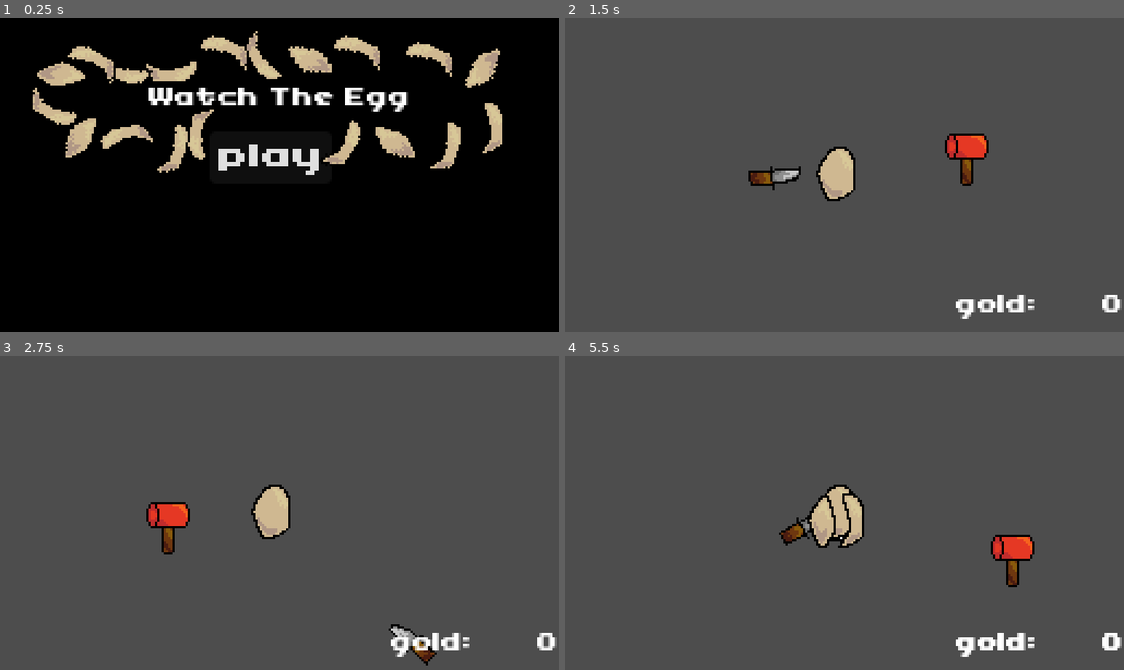
Above: before the commit, frames 1-4 (two rows, left to right).
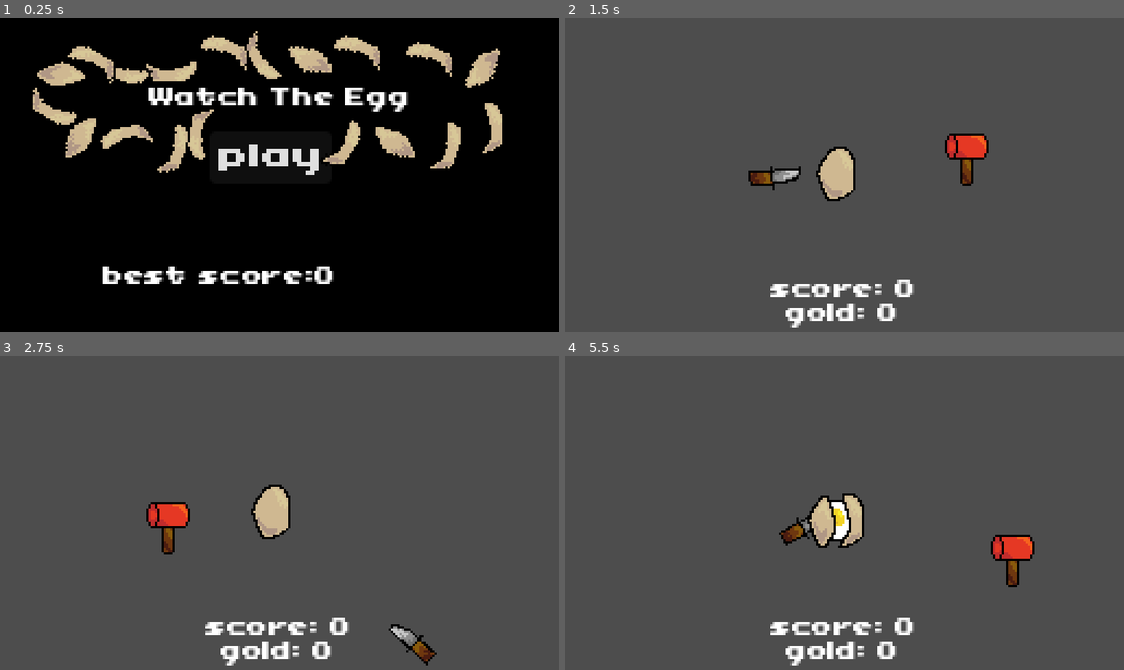
Above: after the commit, the same moments.

Repository: OliveADay/eggwatch
Game: Godot game, scene res://main_menu.tscn
The game is run twice, just before and just after one commit, with the same random seed, the same clock (stepped at 60 frames per second) and the same inputs.
Inputs (mouse positions are in pixels of both pictures, inside the frame that each line leads up to):
- Up to frame 1 (0.25 s): no input
- Up to frame 2 (1.5 s): click "play" at 0.5 s; move the mouse to (967, 159) at 1.27 s; click (967, 159) at 1.35 s
- Up to frame 3 (2.75 s): right-click (402, 497) at 1.55 s; move the mouse to (167, 528) at 2.02 s; right-click (167, 528) at 2.1 s; click (167, 528) at 2.3 s
- Up to frame 4 (5.5 s): move the mouse to (900, 443) at 2.77 s; click (900, 443) at 2.85 s; right-click (900, 443) at 3.05 s; move the mouse to (816, 575) at 3.52 s; right-click (816, 575) at 3.6 s; click (816, 575) at 3.8 s; click "play" at 4.25 s; move the mouse to (1012, 560) at 5.02 s; click (1012, 560) at 5.1 s; right-click (1012, 560) at 5.3 s

The runs differ from the first frame. In frame 1, 1.2% of the frame differs, in the area x 18-60%, y 79-85%; in frame 2, 2.0%; in frame 3, 2.0%; in frame 4, 2.4%, in the area x 36-100%, y 40-99%.

Commit message:
so so close

Diff:
--- a/bomb.tscn
+++ b/bomb.tscn
@@ -2,6 +2,7 @@
 
 [ext_resource type="Script" uid="uid://c7mo1m0tvttx4" path="res://bomb.gd" id="1_4fn8o"]
 [ext_resource type="Texture2D" uid="uid://clrbjf3gya3bc" path="res://bomb-Sheet.png" id="1_573fp"]
+[ext_resource type="AudioStream" uid="uid://diy0nua3fk8m7" path="res://explosion.wav" id="3_nfxiy"]
 
 [sub_resource type="RectangleShape2D" id="RectangleShape2D_4fn8o"]
 size = Vector2(51, 50)
@@ -44,5 +45,9 @@
 position = Vector2(-1, 2)
 shape = SubResource("RectangleShape2D_nfxiy")
 
+[node name="explosion" type="AudioStreamPlayer2D" parent="." unique_id=1710344271]
+stream = ExtResource("3_nfxiy")
+autoplay = true
+
 [connection signal="timeout" from="explod_main" to="." method="_on_timer_timeout"]
 [connection signal="timeout" from="explod_hold" to="." method="_on_explod_hold_timeout"]
--- a/coin.tscn
+++ b/coin.tscn
@@ -1,6 +1,7 @@
 [gd_scene format=3 uid="uid://cw0l77iew8jn3"]
 
 [ext_resource type="Script" uid="uid://c1f1h3desm5u4" path="res://coin.gd" id="3_h4etq"]
+[ext_resource type="AudioStream" uid="uid://byxxrd21x7ul2" path="res://coin_pickup.wav" id="3_v7riw"]
 [ext_resource type="Texture2D" uid="uid://bft4n7qwyxj1r" path="res://coin.png" id="4_o4fra"]
 
 [sub_resource type="CircleShape2D" id="CircleShape2D_qjenl"]
@@ -21,3 +22,7 @@
 [node name="CollisionShape2D" type="CollisionShape2D" parent="." unique_id=1797560580]
 position = Vector2(1, -1)
 shape = SubResource("CircleShape2D_qjenl")
+
+[node name="AudioStreamPlayer2D" type="AudioStreamPlayer2D" parent="." unique_id=1741117141]
+stream = ExtResource("3_v7riw")
+autoplay = true
--- a/egg shell.tscn
+++ b/egg shell.tscn
@@ -1,6 +1,7 @@
 [gd_scene format=3 uid="uid://cjjkf1k0nntp6"]
 
 [ext_resource type="Texture2D" uid="uid://dr3l35lb4x8xm" path="res://egg-Sheet.png" id="1_lngqt"]
+[ext_resource type="AudioStream" uid="uid://bhojxbaa2htpp" path="res://egg_break.wav" id="2_4u5ps"]
 
 [sub_resource type="RectangleShape2D" id="RectangleShape2D_4u5ps"]
 
@@ -50,3 +51,7 @@
 hframes = 2
 vframes = 2
 frame = 3
+
+[node name="AudioStreamPlayer2D" type="AudioStreamPlayer2D" parent="." unique_id=1616386322]
+stream = ExtResource("2_4u5ps")
+autoplay = true
--- a/hammer.gd
+++ b/hammer.gd
@@ -7,17 +7,15 @@
 
 func _process(delta: float) -> void:
 	position = get_global_mouse_position()
-	if Input.is_mouse_button_pressed(MOUSE_BUTTON_LEFT) and cooldown_current <= 0:
+	if Input.is_action_just_pressed("mouse1") and cooldown_current <= 0:
 		$Sprite2D.rotation = 30
+		$hit.play()
+		cooldown_current=COOLDOWN_MAX
 		if has_overlapping_bodies() and not first:
 			get_overlapping_bodies()[0].coined.emit()
 			get_overlapping_bodies()[0].queue_free()
 			first = true
-		released = true
 	else:
 		first = false
-		if not released:
-			cooldown_current=COOLDOWN_MAX
 		$Sprite2D.rotation = 0
 		cooldown_current-=delta
-		released = true
--- a/knife_spawner.gd
+++ b/knife_spawner.gd
@@ -14,12 +14,17 @@
 var coins = 0
 var score = 0
 var explosions = []
+var coin_press= false
+var scoreFilePath=  "user://score.cfg"
+var best_score = 0
+var to_be_erazed = []
 
 @export var INTERVAL_MAX = 5
 var interval_current = 0
 
 func _ready() -> void:
 	egg = get_tree().get_first_node_in_group("egg")
+	load_best_score()
 
 func _process(delta: float) -> void:
 	if egg==null:
@@ -35,13 +40,15 @@
 			INTERVAL_MAX*=0.95
 	else:
 		interval_current-=delta
-	if Input.is_mouse_button_pressed(MOUSE_BUTTON_RIGHT) and coins >= 3:
+	if Input.is_action_just_pressed("mouse2") and coins >= 3:
 		var bomb = bomb_ref.instantiate()
 		explosions.append(bomb)
 		get_tree().root.add_child(bomb)
 		bomb.position = get_global_mouse_position()
 		coins-=3
-	$CanvasLayer2/Label.text = "gold: "+str(coins)
+	$CanvasLayer2/gold.text = "gold: "+str(coins)
+	$CanvasLayer2/score.text = "score: "+str(score)
+
 
 
 func generate_position():
@@ -81,26 +88,48 @@
 func _on_restart_pressed() -> void:
 	done.emit()
 	reset()
+	for child in get_children():
+		child.queue_free()
 	queue_free()
-
 func reset():
+	if best_score < score:
+		save_best_score()
 	for knife in knifes:
-		if(knife==null):
+		if !is_instance_valid(knife):
 			knifes.erase(knife)
-		else:
-			knife.queue_free()
+	for knife in knifes:
+		knife.queue_free()
 	for explosion in explosions:
-		if explosion==null:
+		if !is_instance_valid(explosion):
 			explosions.erase(explosion)
-		else:
-			explosion.queue_free()
+	for explosion in explosions:
+		explosion.queue_free()
 
 
 func _on_back_mm_pressed() -> void:
 	$CanvasLayer.visible = false
 	reset()
+	for child in get_children():
+		child.queue_free()
+	queue_free()
 	get_tree().reload_current_scene()
 
 
 func _on_hammer_coined(amount: Variant) -> void:
 	coins+=amount
+	score+=1
+
+
+func load_best_score():
+	var config = ConfigFile.new()
+	var error = config.load(scoreFilePath)
+	if error!=OK:
+		best_score = 0
+		return
+	best_score = config.get_value("main","best_score")
+
+func save_best_score():
+	var config = ConfigFile.new()
+	best_score = score
+	config.set_value("main","best_score",best_score)
+	config.save(scoreFilePath)
--- a/main_menu.gd
+++ b/main_menu.gd
@@ -1,9 +1,23 @@
 extends Node2D
 
 var world_rev = preload("res://world.tscn")
+var scoreFilePath=  "user://score.cfg"
+var best_score = 0
+func load_best_score():
+	var config = ConfigFile.new()
+	var error = config.load(scoreFilePath)
+	if error!=OK:
+		best_score = 0
+		return
+	best_score = config.get_value("main","best_score")
+
+func _ready() -> void:
+	load_best_score()
+	$CanvasLayer/score.text = "best score:"+str(best_score)
 
 
 func _on_play_pressed() -> void:
+	$AudioStreamPlayer2D.play()
 	var world = world_rev.instantiate()
 	get_tree().root.add_child(world)
 	world.done.connect(_on_play_pressed)
--- a/main_menu.tscn
+++ b/main_menu.tscn
@@ -4,6 +4,7 @@
 [ext_resource type="Script" uid="uid://w2f4nm6a5w0e" path="res://main_menu.gd" id="1_jix8l"]
 [ext_resource type="FontFile" uid="uid://duhjsqqn8ukil" path="res://04B_11_.TTF" id="2_jix8l"]
 [ext_resource type="Texture2D" uid="uid://dr3l35lb4x8xm" path="res://egg-Sheet.png" id="3_glbon"]
+[ext_resource type="AudioStream" uid="uid://cqq2kxef3klmi" path="res://click.wav" id="5_glbon"]
 
 [node name="MainMenu" type="Node2D" unique_id=1081720243]
 script = ExtResource("1_jix8l")
@@ -15,7 +16,7 @@
 offset_bottom = 148.0
 color = Color(0, 0, 0, 1)
 
-[node name="Label" type="Label" parent="CanvasLayer" unique_id=893739369]
+[node name="title" type="Label" parent="CanvasLayer" unique_id=893739369]
 texture_filter = 1
 offset_top = 26.0
 offset_right = 256.0
@@ -204,4 +205,17 @@
 vframes = 2
 frame = 2
 
+[node name="score" type="Label" parent="CanvasLayer" unique_id=1011930100]
+offset_left = 44.0
+offset_top = 108.0
+offset_right = 156.0
+offset_bottom = 131.0
+text = "best score: 0"
+label_settings = ExtResource("1_fu7sn")
+horizontal_alignment = 1
+vertical_alignment = 1
+
+[node name="AudioStreamPlayer2D" type="AudioStreamPlayer2D" parent="." unique_id=552852922]
+stream = ExtResource("5_glbon")
+
 [connection signal="pressed" from="CanvasLayer/play" to="." method="_on_play_pressed"]
--- a/project.godot
+++ b/project.godot
@@ -25,6 +25,19 @@
 
 egg=""
 
+[input]
+
+mouse2={
+"deadzone": 0.2,
+"events": [Object(InputEventMouseButton,"resource_local_to_scene":false,"resource_name":"","device":-1,"window_id":0,"alt_pressed":false,"shift_pressed":false,"ctrl_pressed":false,"meta_pressed":false,"button_mask":0,"position":Vector2(0, 0),"global_position":Vector2(0, 0),"factor":1.0,"button_index":2,"canceled":false,"pressed":false,"double_click":false,"script":null)
+]
+}
+mouse1={
+"deadzone": 0.2,
+"events": [Object(InputEventMouseButton,"resource_local_to_scene":false,"resource_name":"","device":-1,"window_id":0,"alt_pressed":false,"shift_pressed":false,"ctrl_pressed":false,"meta_pressed":false,"button_mask":0,"position":Vector2(0, 0),"global_position":Vector2(0, 0),"factor":1.0,"button_index":1,"canceled":false,"pressed":false,"double_click":false,"script":null)
+]
+}
+
 [physics]
 
 3d/physics_engine="Jolt Physics"
--- a/world.tscn
+++ b/world.tscn
@@ -6,6 +6,8 @@
 [ext_resource type="Texture2D" uid="uid://d3cmprwdxbko8" path="res://hammer.png" id="4_036b0"]
 [ext_resource type="FontFile" uid="uid://duhjsqqn8ukil" path="res://04B_11_.TTF" id="5_036b0"]
 [ext_resource type="LabelSettings" uid="uid://tphmyschar1n" path="res://main.tres" id="5_dwbse"]
+[ext_resource type="AudioStream" uid="uid://bixfkrbx54jyk" path="res://hammer.wav" id="5_pkg7o"]
+[ext_resource type="AudioStream" uid="uid://cqq2kxef3klmi" path="res://click.wav" id="8_gbfbk"]
 
 [sub_resource type="CircleShape2D" id="CircleShape2D_f3sb7"]
 radius = 7.0
@@ -47,6 +49,9 @@
 
 [node name="CollisionShape2D" type="CollisionShape2D" parent="hammer" unique_id=703983377]
 shape = SubResource("RectangleShape2D_dwbse")
+
+[node name="hit" type="AudioStreamPlayer2D" parent="hammer" unique_id=1276473845]
+stream = ExtResource("5_pkg7o")
 
 [node name="egg_out" type="Area2D" parent="." unique_id=42165639]
 position = Vector2(129, 165)
@@ -95,16 +100,30 @@
 
 [node name="CanvasLayer2" type="CanvasLayer" parent="." unique_id=1788253928]
 
-[node name="Label" type="Label" parent="CanvasLayer2" unique_id=1385794001]
+[node name="gold" type="Label" parent="CanvasLayer2" unique_id=1385794001]
 texture_filter = 1
-offset_left = 179.0
-offset_top = 121.0
-offset_right = 256.0
-offset_bottom = 144.0
+offset_left = 89.0
+offset_top = 125.0
+offset_right = 166.0
+offset_bottom = 148.0
 text = "gold: 0"
 label_settings = ExtResource("5_dwbse")
-horizontal_alignment = 3
+horizontal_alignment = 1
 vertical_alignment = 1
+
+[node name="score" type="Label" parent="CanvasLayer2" unique_id=151201755]
+texture_filter = 1
+offset_left = 89.0
+offset_top = 114.0
+offset_right = 166.0
+offset_bottom = 137.0
+text = "score: 0"
+label_settings = ExtResource("5_dwbse")
+horizontal_alignment = 1
+vertical_alignment = 1
+
+[node name="click" type="AudioStreamPlayer2D" parent="." unique_id=413112546]
+stream = ExtResource("8_gbfbk")
 
 [connection signal="body_entered" from="egg" to="." method="_on_egg_body_entered"]
 [connection signal="body_entered" from="egg_out" to="." method="_on_egg_out_body_entered"]
Not shown, added: click.wav.import
Not shown, added: coin_pickup.wav.import
Not shown, added: egg_break.wav.import
Not shown, added: explosion.wav.import
Not shown, added: export_presets.cfg
Not shown, added: hammer.wav.import
Not shown, added: click.wav
Not shown, added: coin_pickup.wav
Not shown, added: egg_break.wav
Not shown, added: explosion.wav
Not shown, added: hammer.wav
